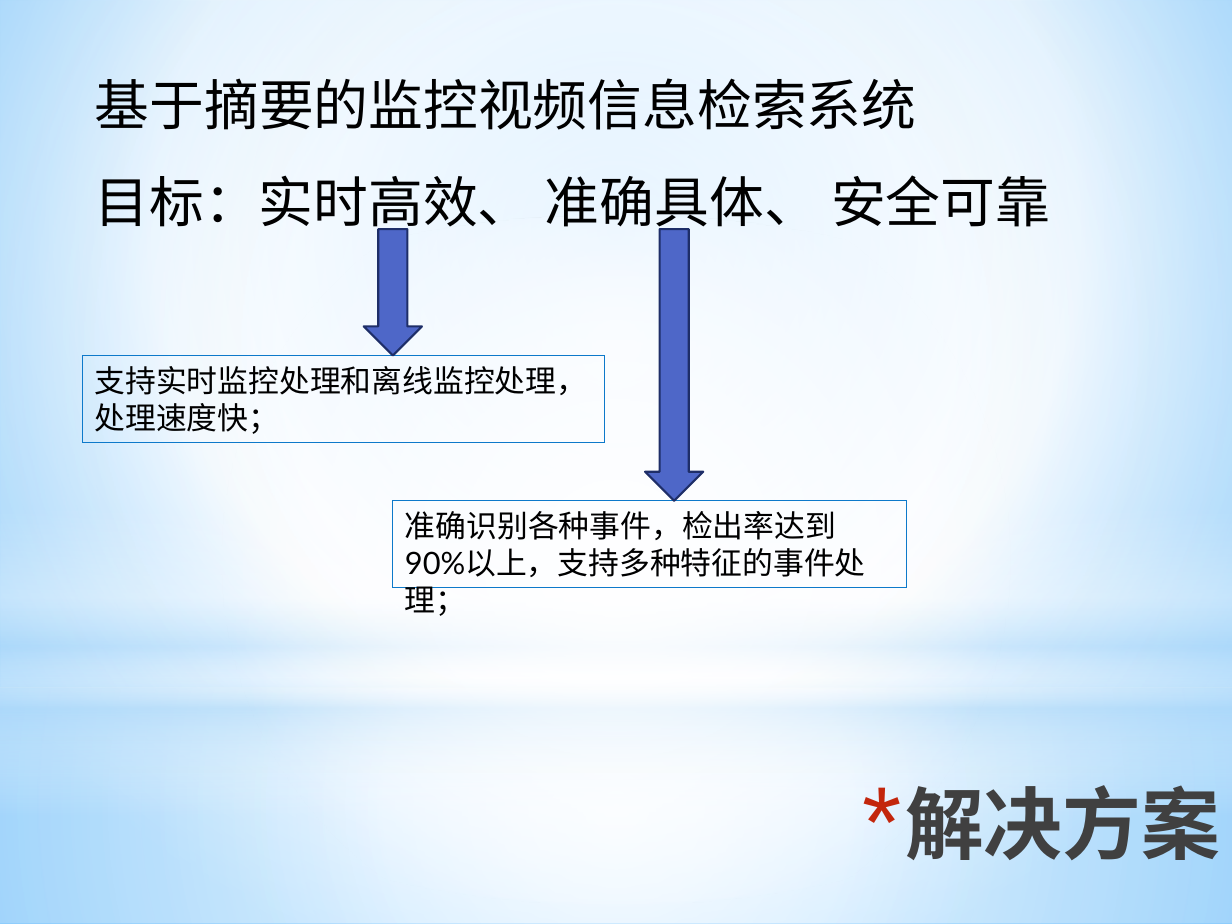
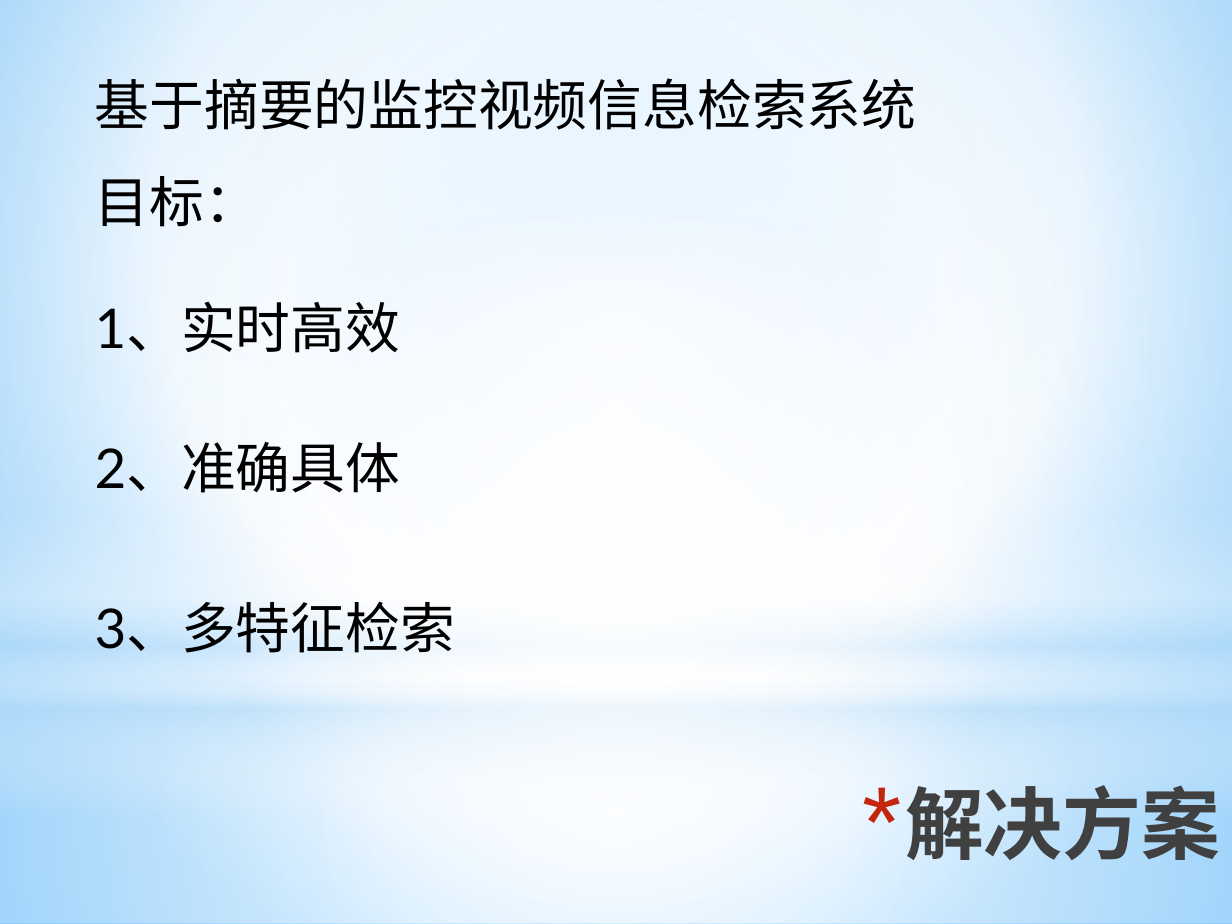
Before and after one commit to ronnyMakhuddin/motion-detect-tiqu, a slide deck: slide 4 of 研究生毕业设计/文档管理/预答辩/毕业设计预答辩.pptx. Drawn at 1232x924 pixels with LibreOffice and Linux fonts; fonts in the diff are those of the drawing. Boxes give left, top, right and bottom in pixels: in the first picture for what was removed or moved away, otherwise in the second. Text is boxed around its words. In the diff, an @@ line names an element or a change of style, - is before the commit and + after.

```diff
--- a/研究生毕业设计/文档管理/预答辩/毕业设计预答辩.pptx
+++ b/研究生毕业设计/文档管理/预答辩/毕业设计预答辩.pptx
@@ text at (94, 176, 258, 227): text changed @@
-目标：实时高效、 准确具体、 安全可靠
+目标：
@@ down arrow removed at (363, 229, 421, 356) @@
@@ down arrow removed at (646, 229, 703, 500) @@
@@ text added at (95, 301, 401, 353), 32 pt, text #000000 @@
+1、实时高效
@@ rectangle removed at (83, 356, 605, 444) @@
-支持实时监控处理和离线监控处理，
-处理速度快；
@@ text added at (95, 442, 401, 493), 32 pt, text #000000 @@
+2、准确具体
@@ rectangle removed at (393, 500, 907, 588) @@
-准确识别各种事件，检出率达到90%以上，支持多种特征的事件处理；
@@ text added at (95, 601, 455, 653), 32 pt, text #000000 @@
+3、多特征检索
```
Also in this commit, not shown: 2 other slides changed, 10 slides added.
